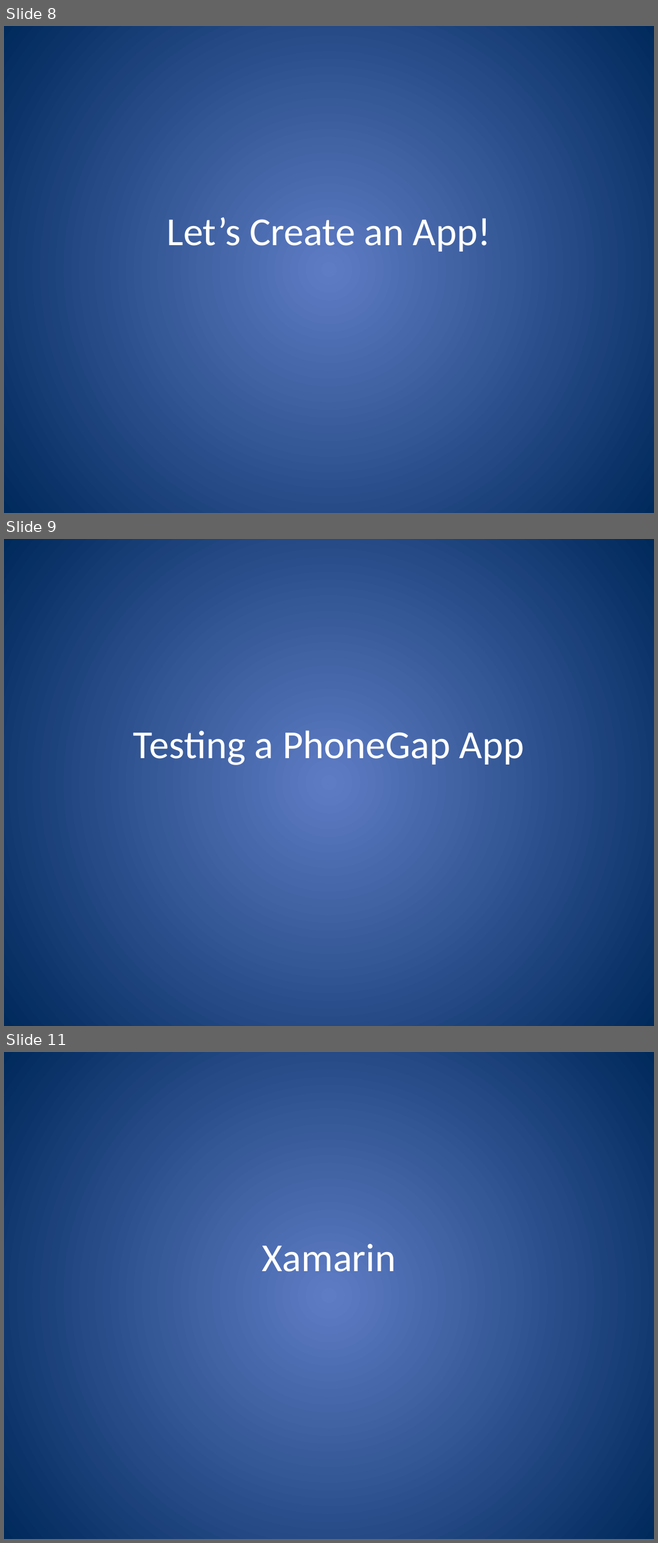
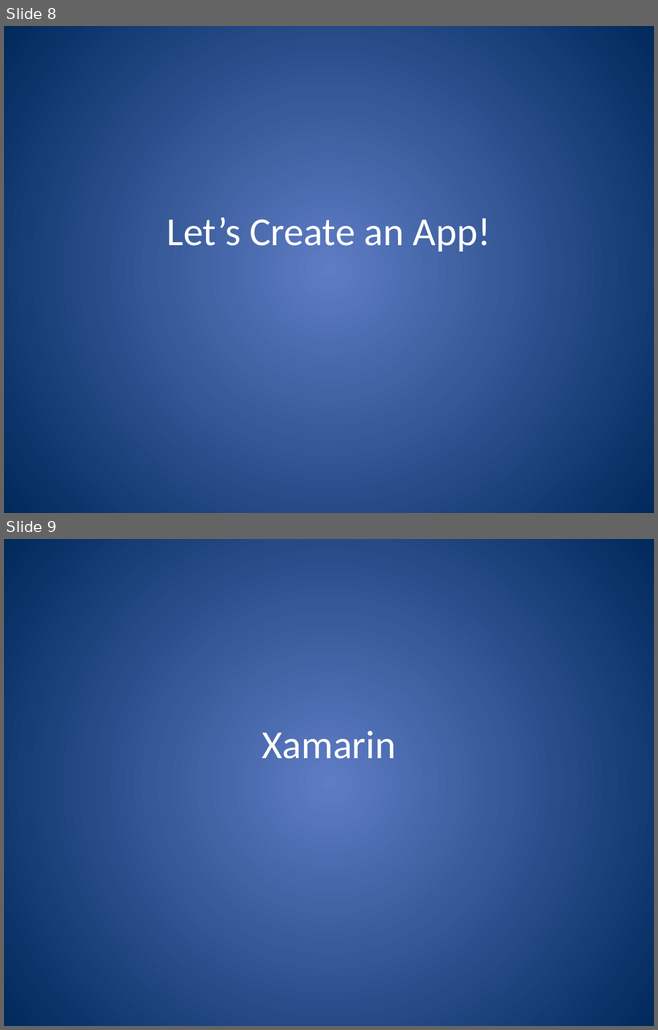
Before and after one commit to jerrelblankenship/Presentations, a slide deck: JointSpeakerTalks/PhoneGapXamarin/M3Conf2013/PhoneGap and Xamarin.pptx. Shown one above the other, each under a label of ours: slides 8, 9 and 11 before the commit, slides 8 and 9 after it; the slides between them are not shown. The pictures are 658x1543 and 658x1030 pixels, drawn with LibreOffice and Linux fonts; fonts in the diff are those of the drawing. Boxes give left, top, right and bottom in pixels: in the first picture for what was removed or moved away, otherwise in the second. Text is boxed around its words. In the diff, an @@ line names an element or a change of style, - is before the commit and + after.

```diff
--- a/JointSpeakerTalks/PhoneGapXamarin/M3Conf2013/PhoneGap and Xamarin.pptx
+++ b/JointSpeakerTalks/PhoneGapXamarin/M3Conf2013/PhoneGap and Xamarin.pptx
@@ slide 9 removed at (x1=4, y1=539, x2=654, y2=1026), background gradient #5E7CC5 to #00295C @@
@@ title removed at (x1=133, y1=730, x2=524, y2=765) @@
-Testing a PhoneGap App
@@ what was slide 11 is now slide 9 @@
```
Also in this commit, not shown: 1 slide changed, 2 slides added, 1 other slide removed, 1 other file.
